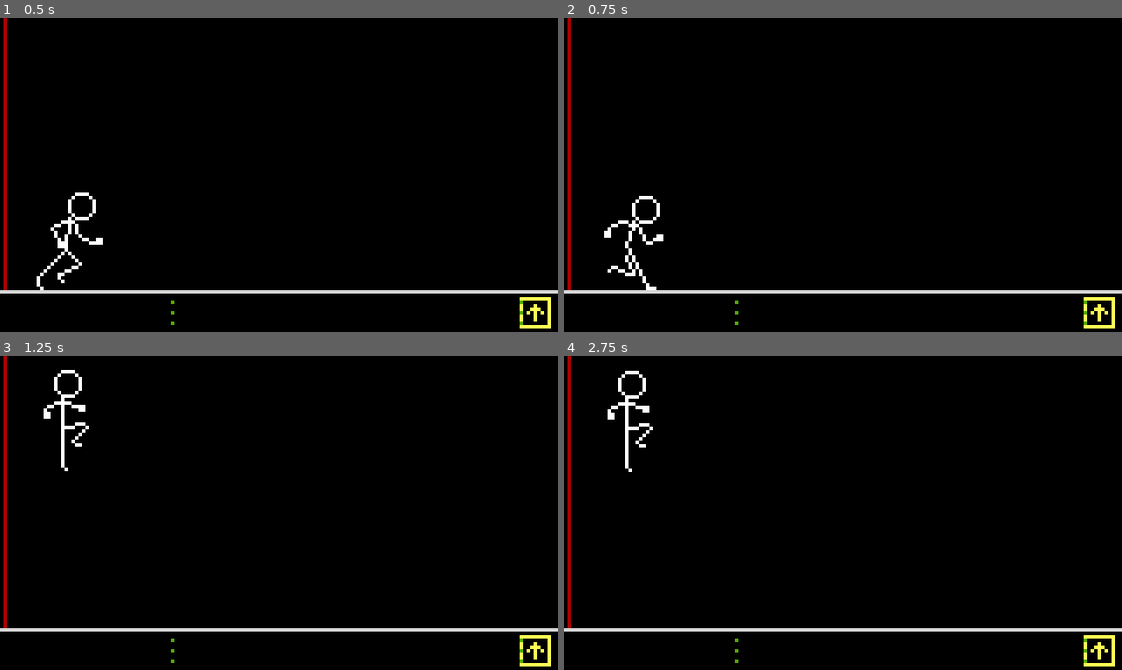
Above: before the commit, frames 1-4 (two rows, left to right).
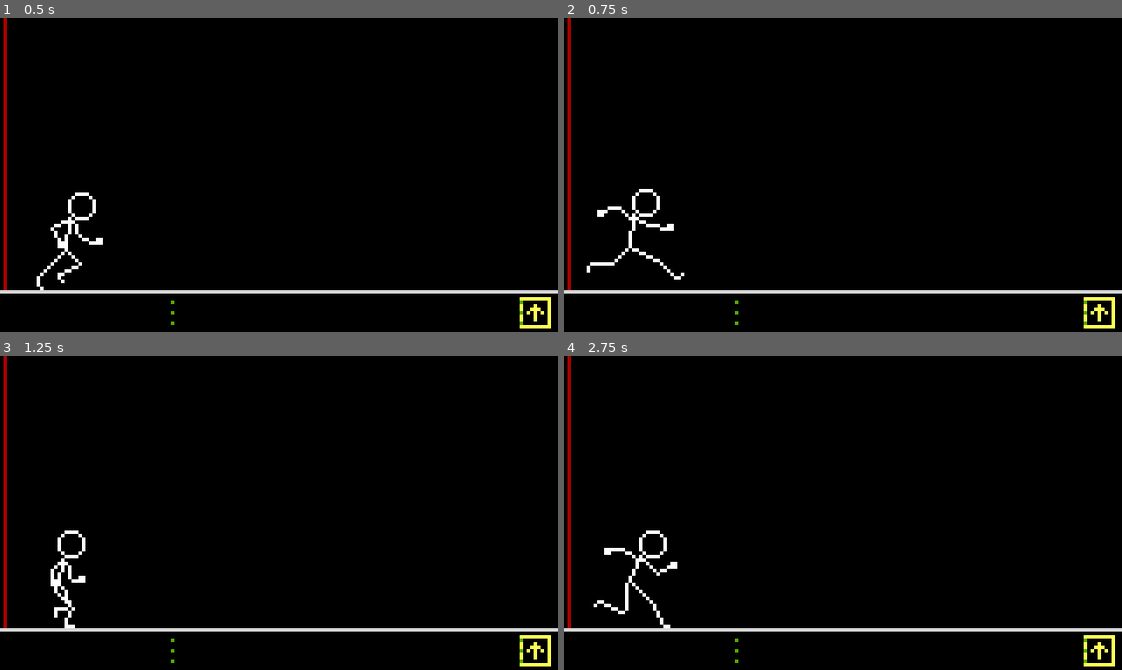
Above: after the commit, the same moments.

Repository: rocketCarlos/JumpingStickman
Game: Godot game, scene res://scenes/node_2d.tscn
The game is run twice, just before and just after one commit, with the same random seed, the same clock (stepped at 60 frames per second) and the same inputs.
Inputs:
- Up to frame 1 (0.5 s): no input
- Up to frame 2 (0.75 s): tap Right (front_kick) at 0.6 s
- Up to frame 3 (1.25 s): tap Space (jump) at 0.77, 0.8, 1.07 s
- Up to frame 4 (2.75 s): tap Space (jump) at 1.35, 1.52, 1.82, 2.3 s; tap Right (front_kick) at 1.55, 2.1 s

Frame 1 is identical in both runs. In frame 2, 0.9% of the frame differs, in the area x 4-22%, y 54-87%; in frame 3, 1.0%; in frame 4, 1.1%, in the area x 5-21%, y 4-87%.

Commit message:
sketch for front kick

Diff:
--- a/scenes/player.tscn
+++ b/scenes/player.tscn
@@ -1,7 +1,19 @@
-[gd_scene load_steps=15 format=3 uid="uid://b6d8tuy0dsqdc"]
+[gd_scene load_steps=18 format=3 uid="uid://b6d8tuy0dsqdc"]
 
 [ext_resource type="Script" path="res://scripts/character_body_2d.gd" id="1_0upaq"]
 [ext_resource type="Texture2D" uid="uid://ds0mrn7r0hdfs" path="res://assets/sprites/stickman_sheet.png" id="2_ekn3o"]
+
+[sub_resource type="AtlasTexture" id="AtlasTexture_b4d8c"]
+atlas = ExtResource("2_ekn3o")
+region = Rect2(297, 0, 33, 35)
+
+[sub_resource type="AtlasTexture" id="AtlasTexture_qpdmo"]
+atlas = ExtResource("2_ekn3o")
+region = Rect2(297, 0, 33, 35)
+
+[sub_resource type="AtlasTexture" id="AtlasTexture_evus4"]
+atlas = ExtResource("2_ekn3o")
+region = Rect2(132, 0, 33, 35)
 
 [sub_resource type="AtlasTexture" id="AtlasTexture_nh1dg"]
 atlas = ExtResource("2_ekn3o")
@@ -45,6 +57,25 @@
 
 [sub_resource type="SpriteFrames" id="SpriteFrames_t4ntt"]
 animations = [{
+"frames": [{
+"duration": 1.0,
+"texture": SubResource("AtlasTexture_b4d8c")
+}],
+"loop": true,
+"name": &"fall",
+"speed": 5.0
+}, {
+"frames": [{
+"duration": 1.0,
+"texture": SubResource("AtlasTexture_qpdmo")
+}, {
+"duration": 1.0,
+"texture": SubResource("AtlasTexture_evus4")
+}],
+"loop": false,
+"name": &"front_kick",
+"speed": 13.0
+}, {
 "frames": [{
 "duration": 0.8,
 "texture": SubResource("AtlasTexture_nh1dg")
@@ -96,7 +127,7 @@
 
 [node name="AnimatedSprite2D" type="AnimatedSprite2D" parent="."]
 sprite_frames = SubResource("SpriteFrames_t4ntt")
-animation = &"run"
+animation = &"front_kick"
 autoplay = "run"
 
 [node name="CollisionShape2D" type="CollisionShape2D" parent="."]
--- a/scripts/character_body_2d.gd
+++ b/scripts/character_body_2d.gd
@@ -37,6 +37,7 @@
 func _ready():
 	FLOOR_LEVEL += position.y
 	JUMP_LEVEL = position.y + JUMP_LEVEL
+	#Engine.time_scale = 0.25
 
 func _physics_process(delta: float) -> void:
 	match current_state:
@@ -50,13 +51,19 @@
 				if Input.is_action_just_pressed("jump"):
 					animation.play("jump")
 					current_state = states.ACTION
+
 			elif not gravity_tween: # if not in the floor, simulate gravity
+				# set the sprite to the falling one
+				animation.animation = "fall"
 				gravity_tween = get_tree().create_tween().set_trans(Tween.TRANS_EXPO).set_ease(Tween.EASE_IN)
 				gravity_tween.tween_property(self, "position", Vector2(position.x, FLOOR_LEVEL), 0.5)
 				await gravity_tween.finished
 				gravity_tween = null
 
+			# handle actions
 			if Input.is_action_just_pressed("front_kick"):
+				current_state = states.ACTION
+				animation.play("front_kick")
 				if gravity_tween:
 					gravity_tween.stop()
 					gravity_tween = null
@@ -66,6 +73,12 @@
 				var v_tween = get_tree().create_tween().set_trans(Tween.TRANS_CIRC).set_ease(Tween.EASE_OUT)
 				v_tween.tween_property(self, "position", Vector2(position.x, JUMP_LEVEL), 0.25)
 				await v_tween.finished
+				current_state = states.DEFAULT
+
+			elif animation.animation == "front_kick":
+				await animation.animation_finished
+				animation.play_backwards("front_kick")
+				await animation.animation_finished
 				current_state = states.DEFAULT
 
 
Not shown, changed: requirements.txt
